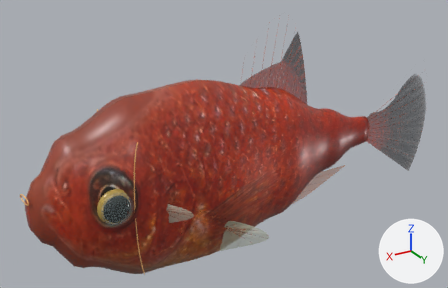
Renders of the glTF model assets/species/platy-mobile.glb from each side of a commit.
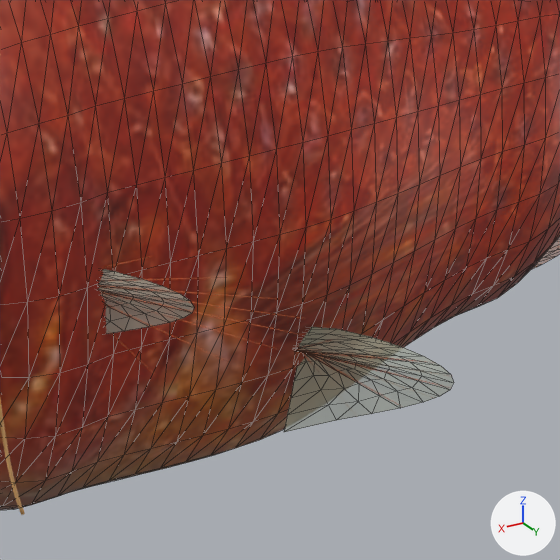
There are two pictures of each version: one whole from a 50 mm camera at (0.375, 0.593, 0.325) aimed at (0.007, -0.02, 0.018), one close up on the part from 31% to 67% of the width and 44% to 100% of the height. Lighting does not change. The marker at lower right points along +X, +Y and +Z. The last two pictures show the newer version. Both versions are drawn at full value of the shape key 'female' of 'pectoral-left'; the numbers are the values there. The close-ups show mesh edges as thin lines. Vertices at exactly the same position are counted once.

Names of what the first close-up shows: 'dorsal-ray', 'pectoral-left', 'pelvic-left', 'skin' and 2 more.
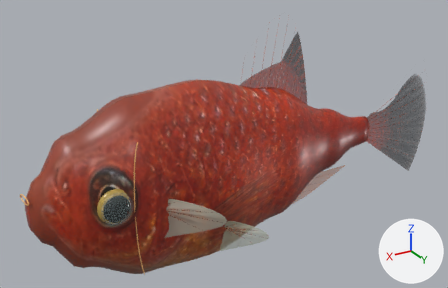
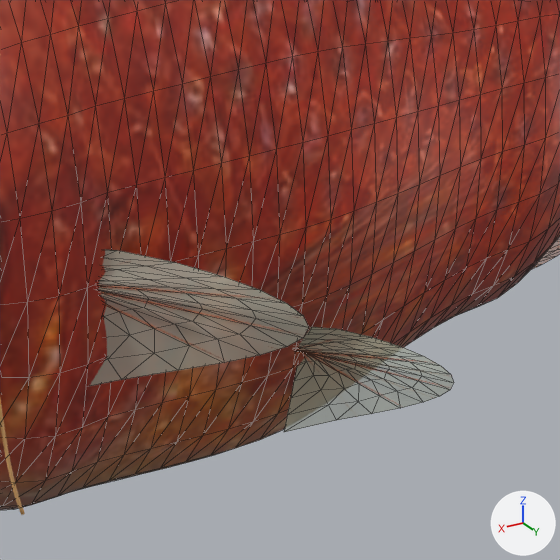
What changed in the scene script:
```text
Change me_pectoral_left_005:
    used by ob_pectoral_left; location = (0.0, 0.0, 0.0)
    remove me_pectoral_left_005.from_pydata(...)  # 90 vertices, 140 faces; spans x 0.1028..0.1457, y 0.0514..0.0781, z -0.0231..0.0077
    add me_pectoral_left_005.from_pydata(...)  # 90 vertices, 140 faces; spans x 0.0737..0.1457, y 0.0514..0.0982, z -0.0405..0.0135
    me_pectoral_left_005 part 1: 75 of 90 vertices moved; they spanned x 0.1028..0.1457, y 0.0514..0.0781, z -0.0231..0.0077 and now span x 0.0737..0.1457, y 0.0514..0.0982, z -0.0405..0.0135; mean shift (-0.011, 0.0071, -0.0035); largest move (0.1028, 0.0781, -0.0077) -> (0.0737, 0.0982, -0.0135)
```

Pixel boxes (x1, y1, x2, y2) of what changed, in the close-ups (560 x 560 px):
'pectoral-left', reshaped
    before: (98, 269, 194, 334)
    after: (90, 249, 309, 386)
